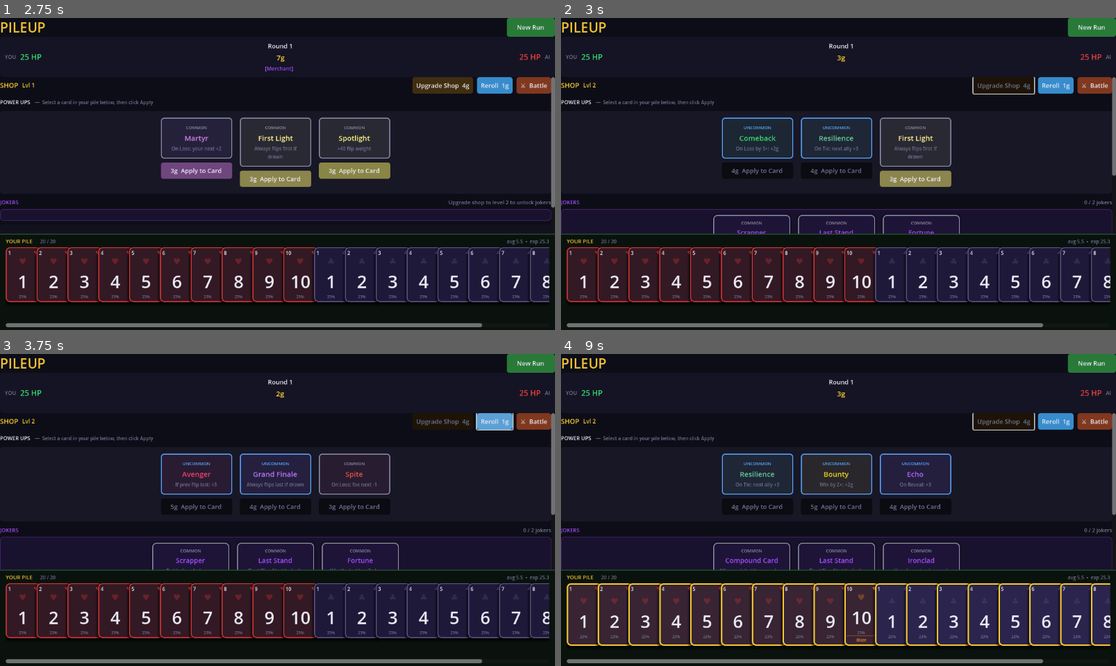
Above: before the commit, frames 1-4 (two rows, left to right).
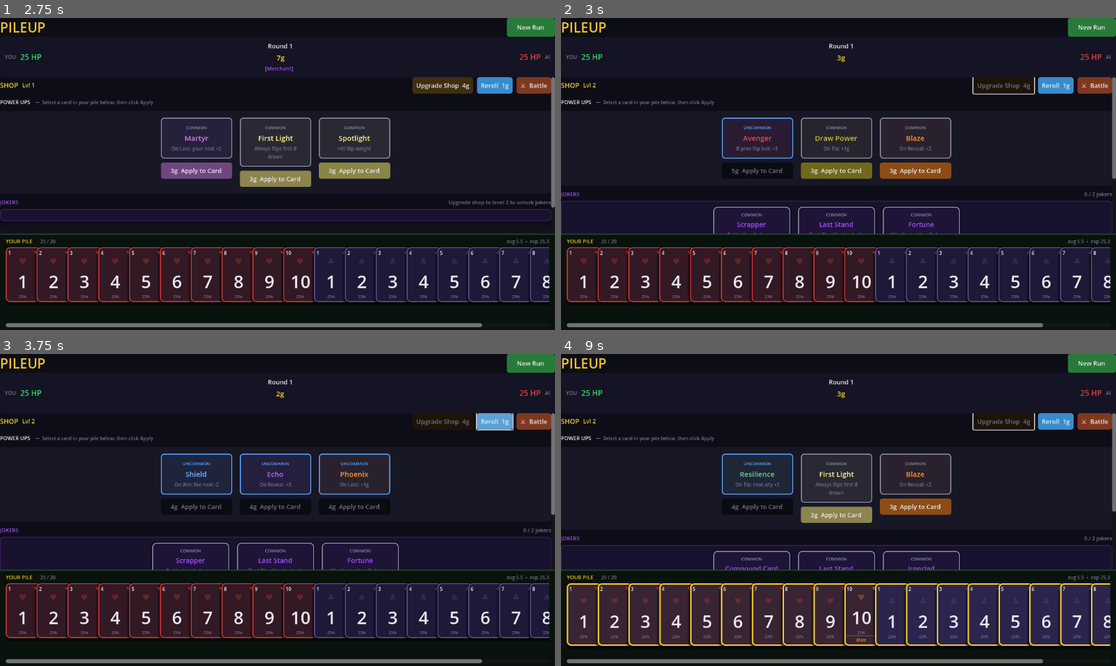
Above: after the commit, the same moments.

Repository: Idosiloni/pileup
Game: Godot game, scene res://scenes/Main.tscn
The game is run twice, just before and just after one commit, with the same random seed, the same clock (stepped at 60 frames per second) and the same inputs.
Inputs:
- Up to frame 1 (2.75 s): click "New Run" at 0.5 s; click "New Run" at 1.25 s; click "Choose" at 2 s
- Up to frame 2 (3 s): click "Upgrade Shop 4g" at 2.75 s
- Up to frame 3 (3.75 s): click "Reroll 1g" at 3.5 s
- Up to frame 4 (9 s): click "⚔ Battle" at 4.25 s; click "New Run" at 5 s; click "Choose" at 5.75 s; click "3g Apply to Card" at 6.5 s; click "3g Apply to Card" at 7.25 s; click "3g Apply to Card" at 8 s; click "Upgrade Shop 4g" at 8.75 s

Frame 1 is identical in both runs. In frame 2, 3.8% of the frame differs, in the area x 0-100%, y 31-70%; in frame 3, 0.6%; in frame 4, 3.7%.

Commit message:
Add wallflower and reaper abilities
wallflower: -50 flip weight but +3 on reveal (probability trade-off archetype).
reaper: on win by 5+, opponent's next card -3 (blowout punisher).

post_flip_events now accepts margin param (default 0) so reaper can check margin;
BattleEngine passes flip delta through. Selection.gd reduces weight for wallflower.

Co-Authored-By: Claude Sonnet 4.6 <noreply@anthropic.com>

Diff:
--- a/godot/scenes/Main.gd
+++ b/godot/scenes/Main.gd
@@ -88,6 +88,8 @@
 		"late_bloomer": return Color(0.35, 0.80, 0.35)
 		"first_light":  return Color(1.00, 0.95, 0.55)
 		"grand_finale": return Color(0.75, 0.45, 1.00)
+		"wallflower":   return Color(0.65, 0.50, 0.80)
+		"reaper":       return Color(0.45, 0.85, 0.65)
 	return Color(0.30, 0.30, 0.42)
 
 func rarity_color(rarity: String) -> Color:
--- a/godot/scripts/engine/Abilities.gd
+++ b/godot/scripts/engine/Abilities.gd
@@ -29,8 +29,11 @@
 	# ── Win-conditional (5g) — available round 2+ ─────────────────────────────
 	"bounty":      {"id": "bounty",      "label": "Bounty",      "description": "Win by 2+: +2g",           "trigger": "on_win",  "rarity": "uncommon", "cost": 5},
 	# ── Positional (3-4g) ─────────────────────────────────────────────────────
-	"first_light": {"id": "first_light", "label": "First Light", "description": "Always flips first if drawn", "trigger": "passive", "rarity": "common",   "cost": 3},
-	"grand_finale":{"id": "grand_finale","label": "Grand Finale","description": "Always flips last if drawn",  "trigger": "passive", "rarity": "uncommon", "cost": 4},
+	"first_light":  {"id": "first_light",  "label": "First Light",  "description": "Always flips first if drawn",                  "trigger": "passive",  "rarity": "common",   "cost": 3},
+	"grand_finale": {"id": "grand_finale", "label": "Grand Finale", "description": "Always flips last if drawn",                   "trigger": "passive",  "rarity": "uncommon", "cost": 4},
+	# ── Probability-shift with bonus (4-6g) ───────────────────────────────────
+	"wallflower":   {"id": "wallflower",   "label": "Wallflower",   "description": "-50 flip weight, but +3 on reveal",            "trigger": "passive",  "rarity": "uncommon", "cost": 4},
+	"reaper":       {"id": "reaper",       "label": "Reaper",       "description": "Win by 5+: foe's next card -3",                "trigger": "on_win",   "rarity": "rare",     "cost": 6},
 }
 
 # ── reveal events ─────────────────────────────────────────────────────────────
@@ -38,10 +41,11 @@
 func on_reveal_events(abilities: Array) -> Array:
 	var events = []
 	for abl in abilities:
-		if abl == "blaze":   events.append({"ability": abl, "delta": 2,  "target": "self"})
-		if abl == "echo":    events.append({"ability": abl, "delta": 3,  "target": "self"})
-		if abl == "eclipse": events.append({"ability": abl, "delta": 5,  "target": "self"})
-		if abl == "bully":   events.append({"ability": abl, "delta": -1, "target": "opponent"})
+		if abl == "blaze":      events.append({"ability": abl, "delta": 2,  "target": "self"})
+		if abl == "echo":       events.append({"ability": abl, "delta": 3,  "target": "self"})
+		if abl == "eclipse":    events.append({"ability": abl, "delta": 5,  "target": "self"})
+		if abl == "bully":      events.append({"ability": abl, "delta": -1, "target": "opponent"})
+		if abl == "wallflower": events.append({"ability": abl, "delta": 3,  "target": "self"})
 	return events
 
 func on_reveal_bonus(abilities: Array) -> int:
@@ -54,7 +58,7 @@
 # ── post-flip pending events ───────────────────────────────────────────────────
 # Returns events that affect the NEXT flip's effective values.
 # "side" = which side's next card is affected; "delta" = pending amount.
-func post_flip_events(winner: String, left_abls: Array, right_abls: Array) -> Array:
+func post_flip_events(winner: String, left_abls: Array, right_abls: Array, margin: int = 0) -> Array:
 	var events = []
 	if winner == "left":
 		for abl in left_abls:
@@ -63,6 +67,8 @@
 			if abl == "shield":
 				events.append({"side": "right", "ability": abl, "trigger": "on_win",  "delta": -2, "next": true})
 			if abl == "storm":
+				events.append({"side": "right", "ability": abl, "trigger": "on_win",  "delta": -3, "next": true})
+			if abl == "reaper" and margin >= 5:
 				events.append({"side": "right", "ability": abl, "trigger": "on_win",  "delta": -3, "next": true})
 		for abl in right_abls:
 			if abl == "spite":
--- a/godot/scripts/engine/BattleEngine.gd
+++ b/godot/scripts/engine/BattleEngine.gd
@@ -182,7 +182,7 @@
 			right_score += 1
 
 		# ── Post-flip pending events (valor, spite, martyr, shield, storm) ──
-		for pev in Abilities.post_flip_events(flip["winner"], left_abls, right_abls):
+		for pev in Abilities.post_flip_events(flip["winner"], left_abls, right_abls, flip["delta"]):
 			if pev["side"] == "left":  left_pending  += pev["delta"]
 			else:                      right_pending += pev["delta"]
 			events.append(pev)
--- a/godot/scripts/engine/Selection.gd
+++ b/godot/scripts/engine/Selection.gd
@@ -9,6 +9,7 @@
 	var abls = card.get("abilities", [])
 	if abls.has("spotlight"):  base += 40
 	if abls.has("stage_hog"):  base += 90
+	if abls.has("wallflower"): base -= 50
 	return max(MIN_WEIGHT, base)
 
 func weighted_sample(pool: Array, count: int) -> Array:
--- a/godot/scripts/engine/ShopEngine.gd
+++ b/godot/scripts/engine/ShopEngine.gd
@@ -5,8 +5,8 @@
 # ── power-up rarity pools ──────────────────────────────────────────────────────
 const POWER_UP_POOL = {
 	"common":   ["valor", "spite", "blaze", "martyr", "spotlight", "draw_power", "bully", "first_light"],
-	"uncommon": ["pierce", "echo", "comeback", "coin_press", "shield", "avenger", "phoenix", "resilience", "bounty", "grand_finale"],
-	"rare":     ["anchor", "stage_hog", "eclipse", "storm", "late_bloomer"]
+	"uncommon": ["pierce", "echo", "comeback", "coin_press", "shield", "avenger", "phoenix", "resilience", "bounty", "grand_finale", "wallflower"],
+	"rare":     ["anchor", "stage_hog", "eclipse", "storm", "late_bloomer", "reaper"]
 }
 
 func _power_up_rarities_for_level(shop_level: int) -> Array:
